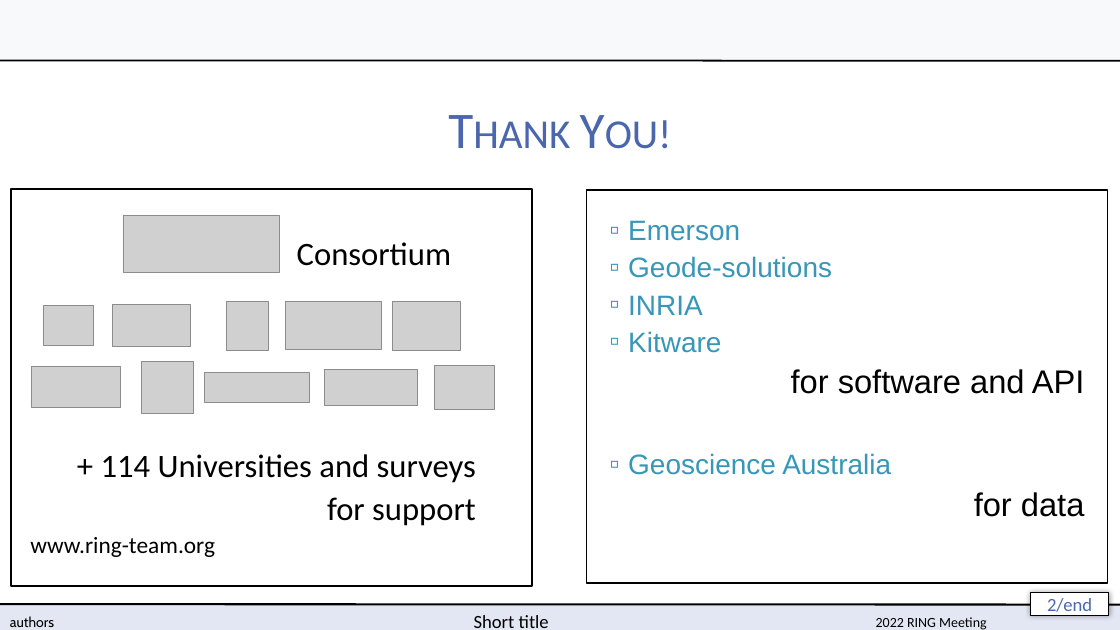
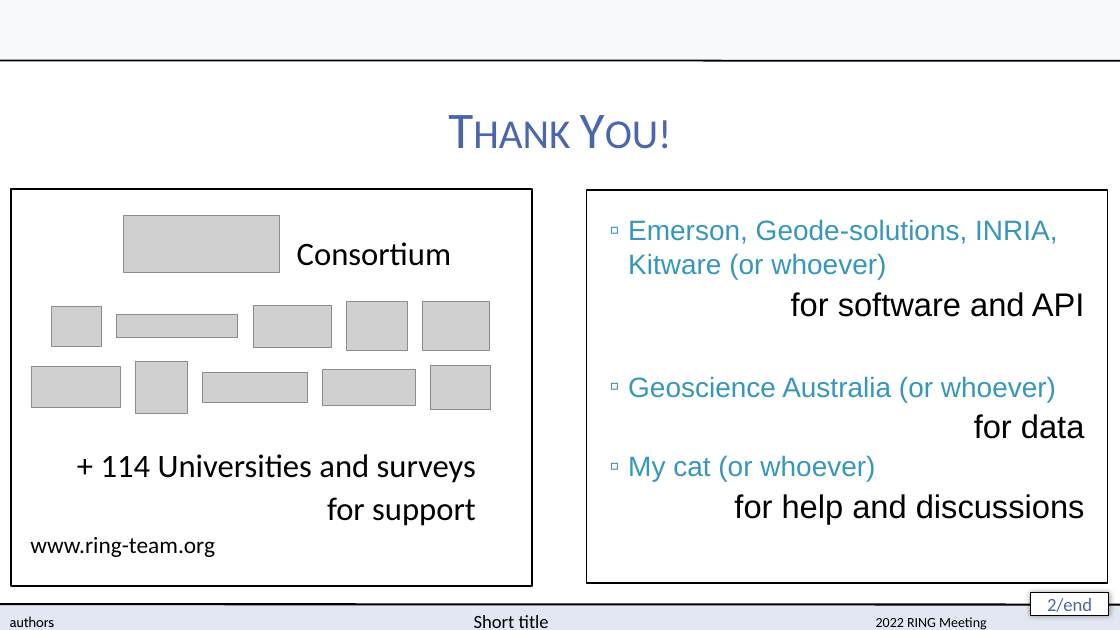
Before and after one commit to ring-papers/RINGMeeting_template, a slide deck: slide 2 of slides/RINGMeeting_slides.potx. Drawn at 1120x630 pixels with LibreOffice and Linux fonts; fonts in the diff are those of the drawing; grey boxes stand for pictures; background and template pictures are left out. Boxes give left, top, right and bottom in pixels: in the first picture for what was removed or moved away, otherwise in the second. Text is boxed around its words. In the diff, an @@ line names an element or a change of style, - is before the commit and + after.

Commit message:
Updated sponsors and thanks on the presentation template

```diff
--- a/slides/RINGMeeting_slides.potx
+++ b/slides/RINGMeeting_slides.potx
@@ text in rectangle at (628,219,1057,279): text changed @@
-▫ Emerson
-▫ Geode-solutions
-▫ INRIA
-▫ Kitware
+▫ Emerson, Geode-solutions, INRIA, Kitware (or whoever)
@@ picture: place and size @@
-picture at (44,306,94,345)
+picture at (51,307,102,346)
@@ picture added at (117,315,238,338) @@
@@ picture: place and size @@
-picture at (113,305,191,347)
+picture at (253,306,331,348)
@@ picture removed at (286,302,381,350) @@
@@ picture: place and size @@
-picture at (227,302,268,350)
+picture at (346,302,408,350)
@@ picture: place and size @@
-picture at (393,302,460,350)
+picture at (423,302,490,350)
@@ picture: place and size @@
-picture at (142,361,194,413)
+picture at (135,361,187,413)
@@ picture: place and size @@
-picture at (434,365,494,409)
+picture at (430,365,490,409)
@@ text in rectangle at (628,376,1056,402): text changed @@
-▫ Geoscience Australia
+▫ Geoscience Australia (or whoever)
@@ text in rectangle at (628,455,1085,524): paragraphs added @@
+▫ My cat (or whoever)
+for help and discussions
```
